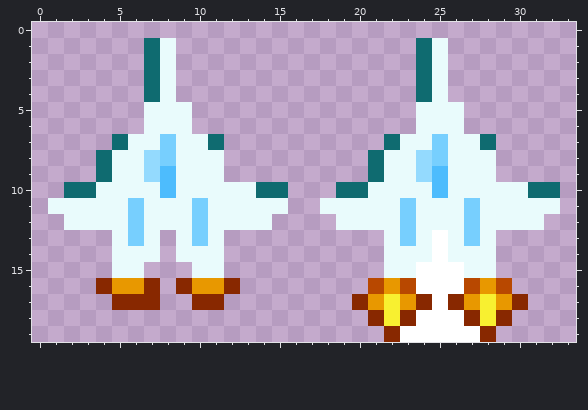
Pixel-art sprite -- as3porject/res/image/fighter2.png. This is how it looked before the edit.
The file is 34x20 pixels.
After:
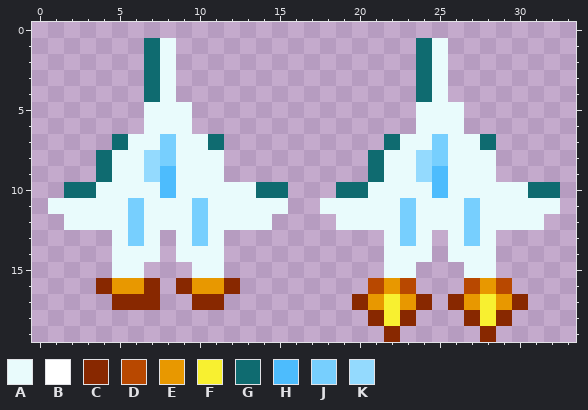
Palette (. is transparent): A #e9fbfc  B #ffffff  C #882800  D #b84800  E #e89800  F #f8f030  G #0f6b70  H #4dbcfd  J #77cffe  K #94dafe
Message: 飞机尾部的火焰有问题。
Change:
{"y":13,"x":25,"old":"B","new":"."}
{"y":14,"x":25,"old":"B","new":"."}
{"y":15,"x":24,"old":"BBB","new":"..."}
{"y":16,"x":24,"old":"BBB","new":"..."}
{"y":17,"x":25,"old":"B","new":"."}
{"y":18,"x":24,"old":"BBB","new":"..."}
{"y":19,"x":23,"old":"BBBBB","new":"....."}
{"label":"erased","picture_box":[400,230,480,342]}
